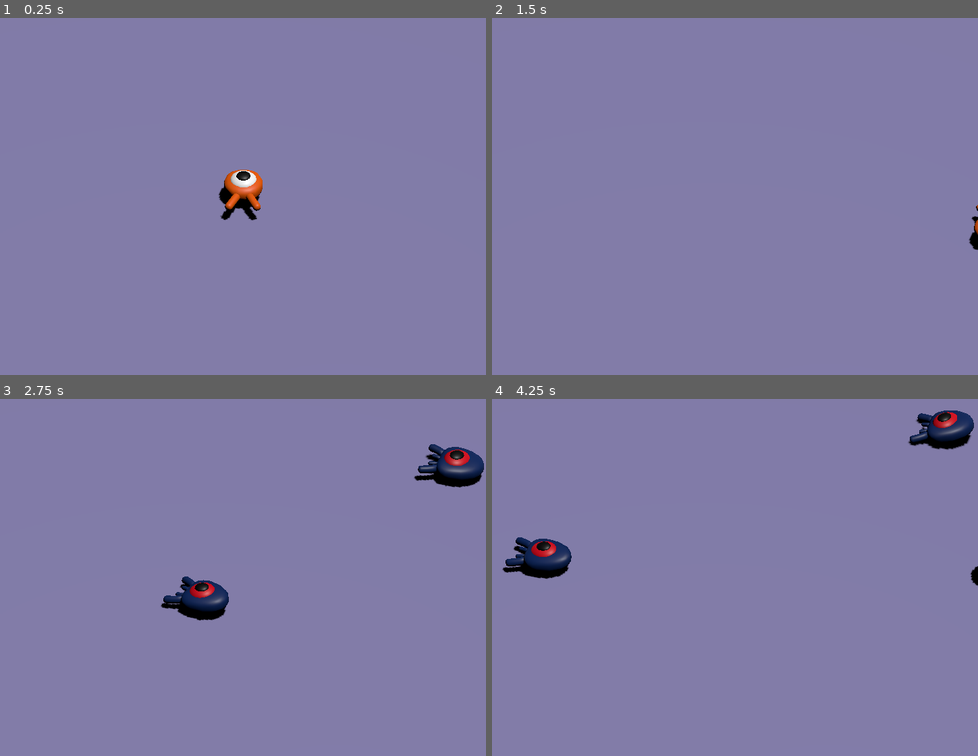
Above: before the commit, frames 1-4 (two rows, left to right).
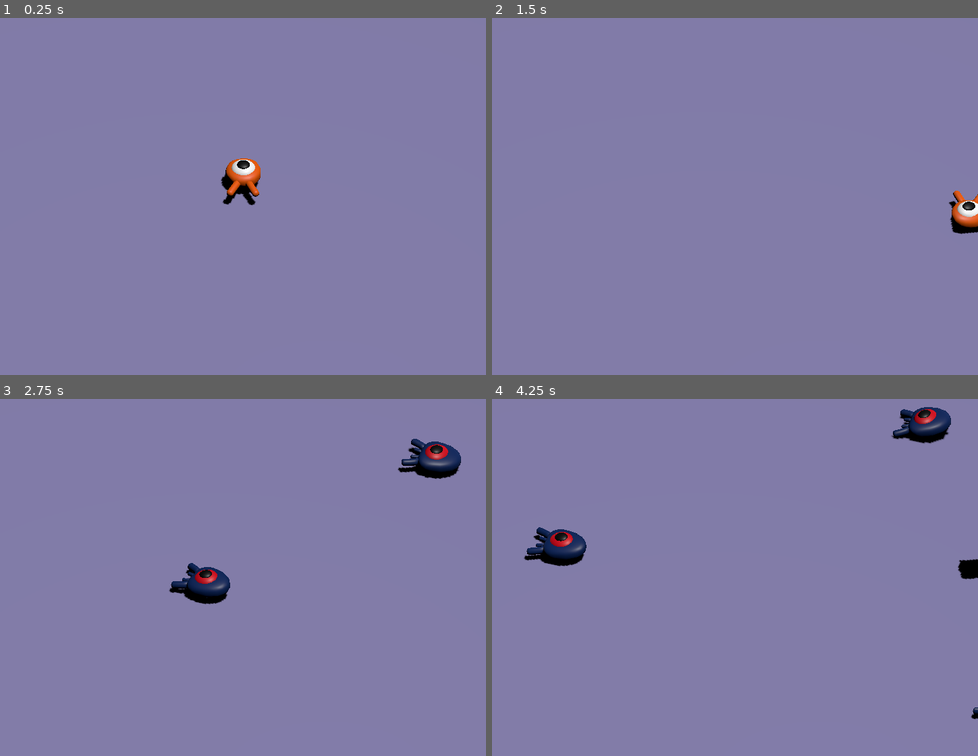
Above: after the commit, the same moments.

Repository: nilodude/squash_the_creeps_start_1.1.0
Game: Godot game, scene res://main.tscn
Two runs of this game, one before a commit and one after it. Both use one fixed random seed, a clock stepped at 60 frames per second and the inputs below.
Inputs:
- Up to frame 1 (0.25 s): no input
- Up to frame 2 (1.5 s): tap Enter at 0.5 s; hold D (move_right) 0.53-1.28 s; tap Space (jump) at 0.77 s; hold S (move_back) from 1.28 s (still down)
- Up to frame 3 (2.75 s): tap Space (jump) at 1.52 s; release S (move_back) at 2.03 s; hold D (move_right) from 2.03 s (still down)
- Up to frame 4 (4.25 s): release D (move_right) at 2.78 s; hold W (move_forward) 2.78-3.53 s; tap Space (jump) at 3.02, 3.77 s; hold A (move_left) from 3.53 s (still down)

The runs differ from the first frame. In frame 1, 1.1% of the frame differs, in the area x 45-55%, y 39-57%; in frame 2, 0.6%; in frame 3, 3.0%; in frame 4, 3.2%, in the area x 2-100%, y 2-90%.

Commit message:
need to make enemy jump

Diff:
--- a/main.tscn
+++ b/main.tscn
@@ -57,9 +57,9 @@
 transform = Transform3D(1, 0, 0, 0, 0.717507, 0.696552, 0, -0.696552, 0.717507, 0, 13.8382, 15.7706)
 
 [node name="Camera3D" type="Camera3D" parent="CameraPivot"]
-transform = Transform3D(1, 0, 0, 0, 0.996128, -0.0879208, 0, 0.0879208, 0.996128, 0, -1.01467, 1.0452)
+transform = Transform3D(1, 0, 0, 0, 0.998563, -0.0535735, 0, 0.0535735, 0.998563, 0, -1.01467, 1.0452)
 projection = 1
-size = 19.0
+size = 20.999
 near = 0.001
 far = 150.0
 
--- a/player.gd
+++ b/player.gd
@@ -5,7 +5,7 @@
 # The downward acceleration when in the air, in meters per second squared.
 @export var fall_acceleration = 75
 @export var jump_impulse = 25
-@export var bounce_impulse = 5
+@export var bounce_impulse = 15
 
 var target_velocity = Vector3.ZERO
 
@@ -46,7 +46,7 @@
 			var mob = collision.get_collider()
 
 			# landing on enemy from above (when vectors are pointing similar directions, dot product between them is a high value)
-			if Vector3.UP.dot(collision.get_normal()) > 0.1:
+			if Vector3.UP.dot(collision.get_normal()) > 0.5:
 				mob.squash()
 				target_velocity.y = bounce_impulse
 			else:
